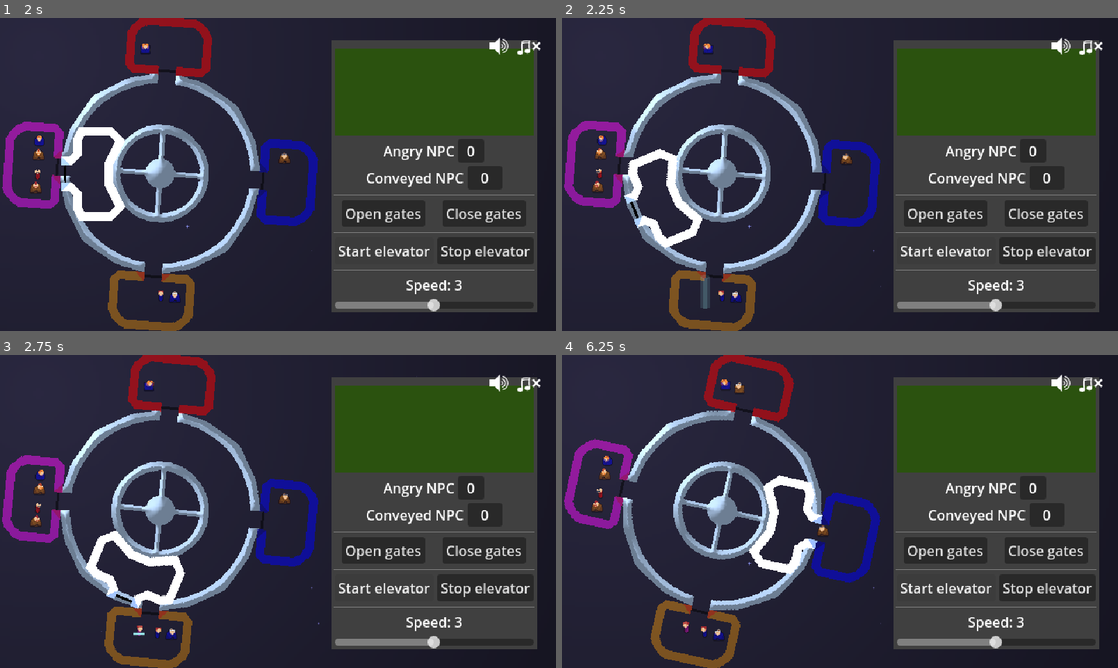
Above: before the commit, frames 1-4 (two rows, left to right).
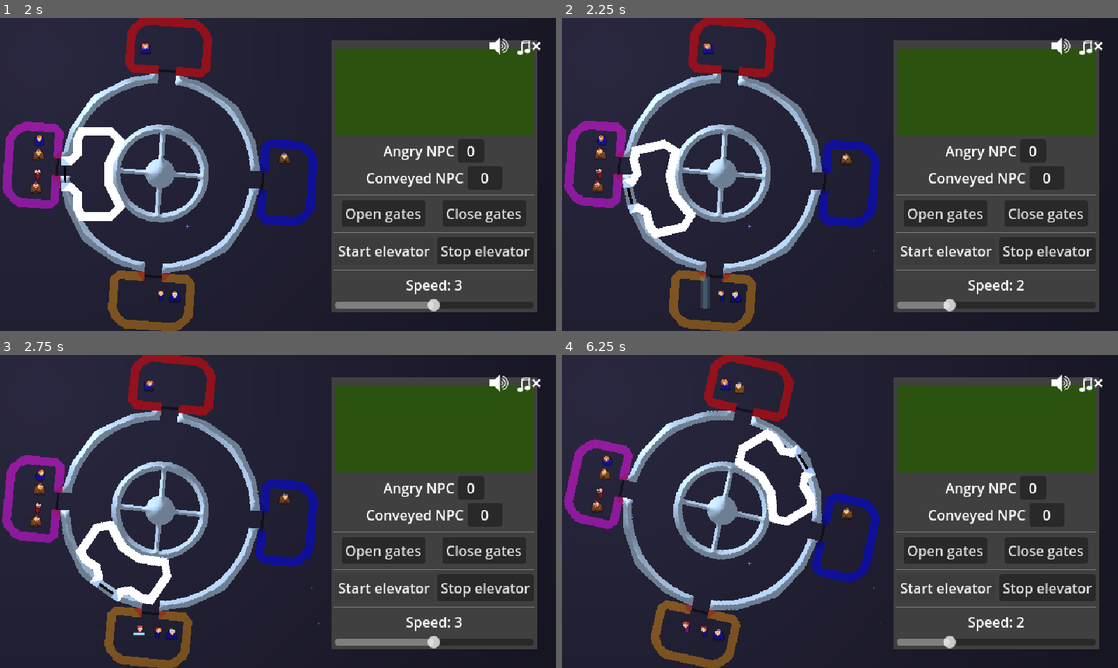
Above: after the commit, the same moments.

Repository: tehelka-gamedev/gmtk-2025
Game: Godot game, scene res://main.tscn
Two runs of this game, one before a commit and one after it. Both use one fixed random seed, a clock stepped at 60 frames per second and the inputs below. The engine's default icon, where the game draws it, is replaced by a stand-in: a white triangle on a blue panel in a dark square. Sound files missing from this copy of the repository are replaced by a short silence.
Inputs:
- Up to frame 1 (2 s): click "Start elevator" at 0.5 s; click "Start elevator" at 1.25 s
- Up to frame 2 (2.25 s): tap Enter (open_door) at 2 s; hold Up (ui_up) from 2.03 s (still down); hold Left (decrease_elevator_speed) from 2.03 s (still down)
- Up to frame 3 (2.75 s): keep holding Up (ui_up); keep holding Left (decrease_elevator_speed); tap Right (increase_elevator_speed) at 2.3 s
- Up to frame 4 (6.25 s): release Up (ui_up) at 2.78 s; release Left (decrease_elevator_speed) at 2.78 s; hold Down (ui_down) 2.78-3.53 s; tap Right (increase_elevator_speed) at 2.85, 3.8 s; tap Left (decrease_elevator_speed) at 3.05, 4.55, 6.05 s; hold Left (decrease_elevator_speed) 3.53-4.28 s; hold Up (ui_up) 3.53-5.03 s; tap Space (elevator_toggle_movement) at 4.35 s; hold Right (increase_elevator_speed) 5.03-5.78 s; hold Down (ui_down) from 5.03 s (still down); tap Enter (open_door) at 5.85 s

Frame 1 is identical in both runs. In frame 2, 1.6% of the frame differs, in the area x 10-84%, y 38-94%; in frame 3, 1.4%; in frame 4, 2.2%, in the area x 31-84%, y 23-94%.
Error after the commit: Invalid access to property or key 'global_position' on a base object of type 'Nil'. (res://objects/elevator.gd:153)

Commit message:
Refactor the way speed is handled (in elevator instead of control panel) and allow changing speed with arrow keys

Diff:
--- a/godot/control_panel.gd
+++ b/godot/control_panel.gd
@@ -10,16 +10,10 @@
 
 
 @onready var speed_label: Label = %SpeedLabel
-@onready var h_slider: HSlider = %HSlider
+@onready var speed_slider: HSlider = %HSlider
 @onready var message_panel: MessagePanel = %MessagePanel
 @onready var angry_npc_label: Label = %AngryNPCLabel
 @onready var conveyed_npc_label: Label = %ConveyedNPCLabel
-
-
-func set_speed_cursor(value: int) -> void:
-    speed_label.text = "Speed: %d" % (value + 1)
-    h_slider.value = value + 1
-
 
 func set_angry_npc_count(value: int) -> void:
     angry_npc_label.text = str(value)
@@ -29,10 +23,16 @@
     conveyed_npc_label.text = str(value)
 
 
+func set_speed_cursor(value: int) -> void:
+    update_speed_label(value)
+    speed_slider.value = value
+
 func _on_h_slider_value_changed(value: float) -> void:
-    speed_label.text = "Speed: %d" % value
-    speed_cursor_changed.emit(int(value - 1.0))
+    update_speed_label(int(value))
+    speed_cursor_changed.emit(int(value)) #
 
+func update_speed_label(speed_idx: int) -> void:
+    speed_label.text = "Speed: %d" % (speed_idx+1)
 
 func _on_open_gates_pressed() -> void:
     open_gates_pressed.emit()
--- a/godot/objects/elevator.gd
+++ b/godot/objects/elevator.gd
@@ -6,6 +6,7 @@
 signal door_closed
 signal snapped_to_room(room:Node2D)
 signal toggle_movement_requested
+signal speed_changed(new_speed:int, speed_idx:int)
 
 
 const SNAP_LERP_VALUE: float = 5.0
@@ -18,7 +19,14 @@
             inner_pivot.position.x = distance_to_pivot_point
 
 @export var speed_array: Array[float] = [30.0, 60.0, 90.0, 150.0, 360.0]
-@export var current_speed: int = 2
+@export var current_speed: int = 2 :
+    set(value):
+        value = clamp(value, 0, len(speed_array)-1)
+        if value != current_speed:
+            current_speed = value
+            print("speed is now %d" % current_speed)
+            speed_changed.emit(speed_array[current_speed], current_speed)
+
 @export var moving: bool = true
 @export var snap_duration: float = 0.5
 @export var snap_target:Node2D = null
@@ -94,6 +102,12 @@
             _door_coyote_time = 0.0
             _door_coyote_flag = false
 
+
+func _unhandled_input(event: InputEvent) -> void:
+    if event.is_action_pressed("increase_elevator_speed"):
+        current_speed += 1
+    elif event.is_action_pressed("decrease_elevator_speed"):
+        current_speed -= 1
 
 func _open_door() -> void:
     # play open_door_animation
@@ -185,9 +199,8 @@
             _snapped = false
         moving = not moving
 
-func on_speed_value_changed(value: int) -> void:
-    if value != current_speed:
-        current_speed = value
+func set_speed_idx_no_signal(value: int) -> void:
+    current_speed = value
 
 
 func on_open_gates() -> void:
--- a/godot/scripts/game_manager.gd
+++ b/godot/scripts/game_manager.gd
@@ -38,7 +38,12 @@
     _restart_npc_spawn_timer()
 
     _control_panel.set_speed_cursor(elevator.current_speed)
-    _control_panel.speed_cursor_changed.connect(elevator.on_speed_value_changed)
+
+    elevator.speed_changed.connect(func(_new_speed: int, speed_idx: int): (
+        _control_panel.set_speed_cursor(speed_idx)
+    ))
+
+    _control_panel.speed_cursor_changed.connect(elevator.set_speed_idx_no_signal)
     _control_panel.open_gates_pressed.connect(elevator.on_open_gates)
     _control_panel.close_gates_pressed.connect(elevator.on_close_gates)
     _control_panel.start_elevator_pressed.connect(elevator.on_start_elevator)
--- a/godot/ui/control_panel.tscn
+++ b/godot/ui/control_panel.tscn
@@ -123,8 +123,7 @@
 unique_name_in_owner = true
 layout_mode = 2
 focus_mode = 0
-min_value = 1.0
-max_value = 5.0
+max_value = 4.0
 value = 1.0
 
 [connection signal="pressed" from="VBoxContainer2/VBoxContainer/HBoxContainer/OpenGates" to="." method="_on_open_gates_pressed"]
